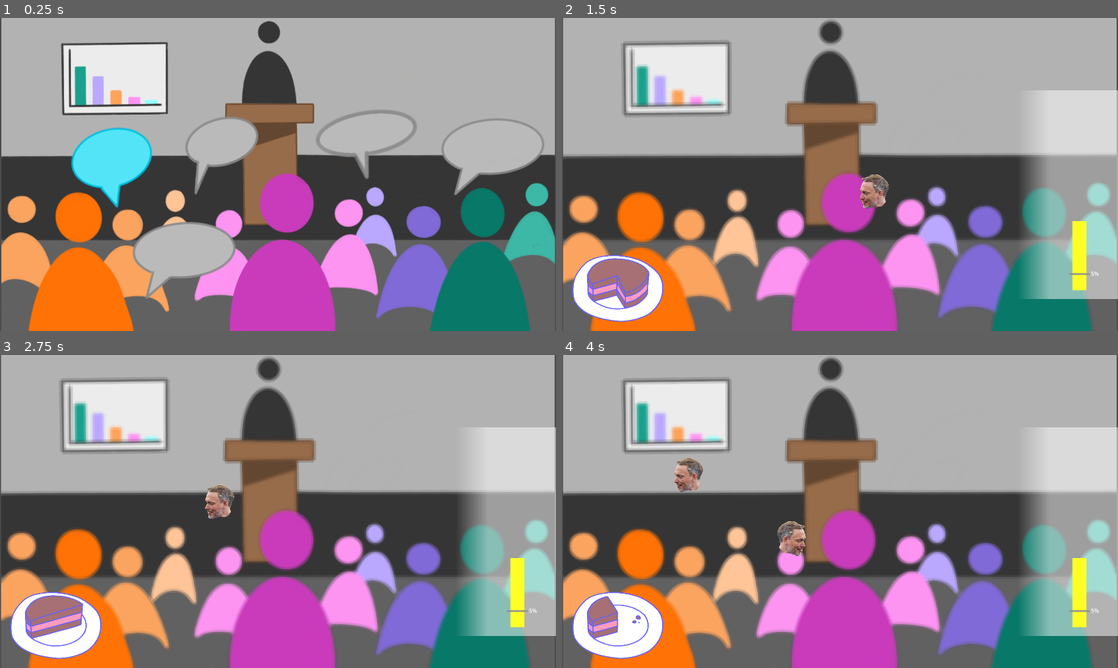
Above: before the commit, frames 1-4 (two rows, left to right).
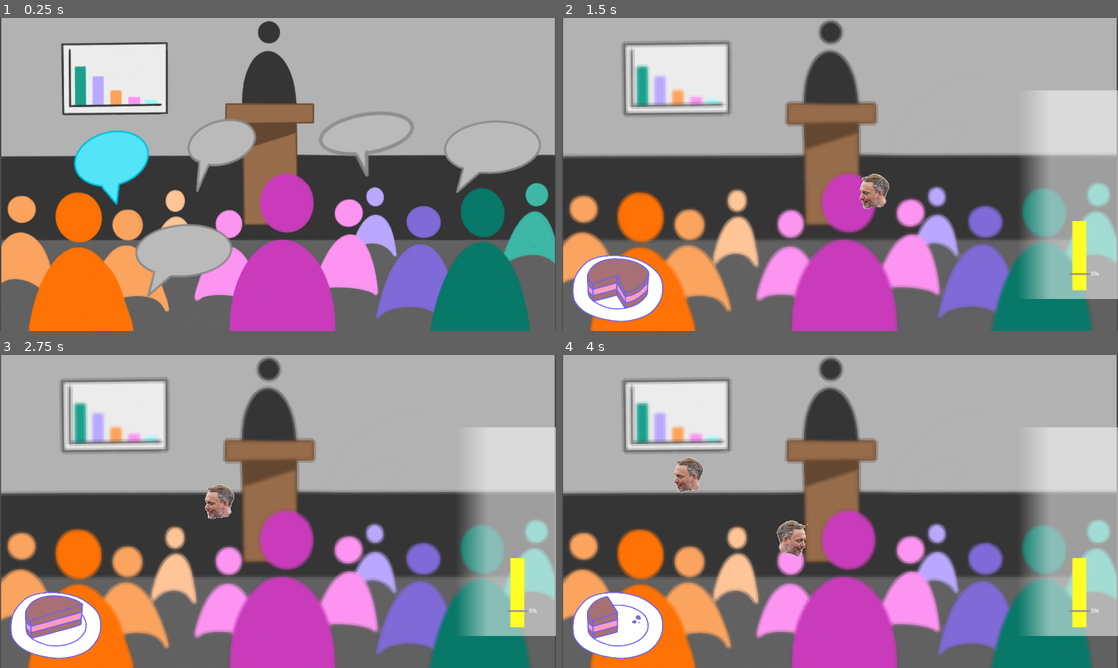
Above: after the commit, the same moments.

Repository: FuckUnity/ggj-2025
Game: Godot game, scene res://game.tscn
The game is run twice, just before and just after one commit, with the same random seed, the same clock (stepped at 60 frames per second) and the same inputs. Sound files missing from this copy of the repository are replaced by a short silence.
Inputs (mouse positions are in pixels of both pictures, inside the frame that each line leads up to; where the layout moved, square brackets give the same spot in the first picture):
- Up to frame 1 (0.25 s): no input
- Up to frame 2 (1.5 s): click (673, 168) [684, 168] at 0.5 s; tap Enter at 1.25 s; move the mouse to (962, 158) at 1.27 s; hold D (right) from 1.28 s (still down); tap 0 at 1.35 s; click (962, 158) at 1.42 s
- Up to frame 3 (2.75 s): tap Space (jump) at 1.52 s; release D (right) at 2 s; drag from (166, 527) to (250, 574) at 2.02 s
- Up to frame 4 (4 s): move the mouse to (895, 442) at 2.77 s; hold Left (left) 2.78-3.5 s; tap 0 at 2.85 s; drag from (812, 574) to (673, 464) at 3.52 s

The runs differ from the first frame. In frame 1, 2.4% of the frame differs, in the area x 12-98%, y 29-90%; in frame 2, less than 0.1%; in frame 3, less than 0.1%; in frame 4, less than 0.1%.

Commit message:
fixes für window-sizing + bubbles in main

Diff:
--- a/game/game.gd
+++ b/game/game.gd
@@ -42,6 +42,9 @@
 		remove_child(state.current_level_ref)
 
 	var level_scene = state.get_scene(level, assets.template_level_main)
+	if not level_scene:
+		level_scene = assets.template_level_main
+		print("Tried to load non existing level")
 
 	state.set_level(level, assets.spawn_level(self, level_scene))
 
--- a/game/game.tscn
+++ b/game/game.tscn
@@ -1,12 +1,11 @@
-[gd_scene load_steps=7 format=3 uid="uid://ct5tqvbp5y31w"]
+[gd_scene load_steps=6 format=3 uid="uid://ct5tqvbp5y31w"]
 
 [ext_resource type="Script" path="res://game.gd" id="1_m2r4w"]
 [ext_resource type="PackedScene" uid="uid://b88wdcxmke5r4" path="res://level/give_them_cake/give_them_cake.tscn" id="2_66lbb"]
 [ext_resource type="PackedScene" uid="uid://cv2xgcfitlne7" path="res://level/fakenews_please/fakenews_please.tscn" id="3_pwbkv"]
 [ext_resource type="PackedScene" uid="uid://dvehssf85u3rp" path="res://level/credits/credits.tscn" id="3_w1tdo"]
-[ext_resource type="PackedScene" uid="uid://cgjgchmjnfx5e" path="res://level/plants/plants.tscn" id="3_wqbey"]
 [ext_resource type="PackedScene" uid="uid://be7ddha5a1yoa" path="res://level/expose/expose.tscn" id="5_7paaf"]
 
 [node name="Main" type="Node2D"]
 script = ExtResource("1_m2r4w")
-levels = Array[PackedScene]([ExtResource("2_66lbb"), ExtResource("3_pwbkv"), ExtResource("5_7paaf"), ExtResource("3_wqbey"), ExtResource("3_w1tdo")])
+levels = Array[PackedScene]([ExtResource("2_66lbb"), ExtResource("3_pwbkv"), ExtResource("5_7paaf"), ExtResource("3_w1tdo"), null])
--- a/game/level/credits/credits.tscn
+++ b/game/level/credits/credits.tscn
@@ -18,7 +18,6 @@
 
 [node name="Sprite2D" type="Sprite2D" parent="."]
 position = Vector2(961, 542)
-scale = Vector2(1.1537, 1.1537)
 texture = ExtResource("1_0r1mj")
 
 [node name="Label" type="Label" parent="."]
--- a/game/level/give_them_cake/give_them_cake.tscn
+++ b/game/level/give_them_cake/give_them_cake.tscn
@@ -1,7 +1,7 @@
 [gd_scene load_steps=21 format=3 uid="uid://b88wdcxmke5r4"]
 
 [ext_resource type="Script" path="res://level/give_them_cake/give_them_cake.gd" id="1_r1qa1"]
-[ext_resource type="Shader" path="res://level/give_them_cake/blur.gdshader" id="2_bh1rm"]
+[ext_resource type="Shader" path="res://shaders/blur.gdshader" id="2_bh1rm"]
 [ext_resource type="Texture2D" uid="uid://dktk1cih7iqli" path="res://assets/stage/layer_00_bg.png" id="3_j043g"]
 [ext_resource type="Texture2D" uid="uid://dy78gmlnbnv0j" path="res://assets/stage/layer_04_chart.png" id="4_0u8ms"]
 [ext_resource type="Texture2D" uid="uid://l36rvqpw58d0" path="res://assets/give_them_cake/kuchen5.png" id="4_5ca34"]
--- a/game/level/give_them_cake/lindner.tscn
+++ b/game/level/give_them_cake/lindner.tscn
@@ -1,9 +1,15 @@
-[gd_scene load_steps=6 format=3 uid="uid://dbjflm7idxskb"]
+[gd_scene load_steps=8 format=3 uid="uid://dbjflm7idxskb"]
 
 [ext_resource type="Script" path="res://level/give_them_cake/lindner.gd" id="1_qhu6s"]
+[ext_resource type="Shader" path="res://shaders/outline.gdshader" id="2_8rarn"]
 [ext_resource type="Texture2D" uid="uid://cl6yiu0465om5" path="res://assets/give_them_cake/lindner_01.png" id="2_h2ynl"]
 [ext_resource type="Texture2D" uid="uid://be5vpoosya0qy" path="res://assets/give_them_cake/lindner_02.png" id="3_wqkix"]
 [ext_resource type="Texture2D" uid="uid://b0nj3yi6b5ao2" path="res://assets/give_them_cake/lindner_03.png" id="4_5bnhu"]
+
+[sub_resource type="ShaderMaterial" id="ShaderMaterial_sntbk"]
+shader = ExtResource("2_8rarn")
+shader_parameter/width = 4.0
+shader_parameter/outline_color = Color(0.8, 0.8, 0.8, 0.259)
 
 [sub_resource type="SpriteFrames" id="SpriteFrames_1hn3f"]
 animations = [{
@@ -29,6 +35,7 @@
 script = ExtResource("1_qhu6s")
 
 [node name="AnimatedSprite2D" type="AnimatedSprite2D" parent="."]
+material = SubResource("ShaderMaterial_sntbk")
 position = Vector2(-1, 0)
 scale = Vector2(0.267798, 0.267798)
 sprite_frames = SubResource("SpriteFrames_1hn3f")
--- a/game/level/main/main.tscn
+++ b/game/level/main/main.tscn
@@ -1,7 +1,7 @@
 [gd_scene load_steps=16 format=3 uid="uid://d35fcfy4ngulx"]
 
 [ext_resource type="Script" path="res://level/main/main.gd" id="1_rswi3"]
-[ext_resource type="Shader" path="res://level/main/grayscale.gdshader" id="2_ui23u"]
+[ext_resource type="Shader" path="res://shaders/grayscale.gdshader" id="2_ui23u"]
 [ext_resource type="Texture2D" uid="uid://dktk1cih7iqli" path="res://assets/stage/layer_00_bg.png" id="4_a4rvx"]
 [ext_resource type="Texture2D" uid="uid://dyr7dm7lsv7wn" path="res://assets/stage/bubble_01.png" id="5_n1ox1"]
 [ext_resource type="Texture2D" uid="uid://dy78gmlnbnv0j" path="res://assets/stage/layer_04_chart.png" id="5_pusry"]
@@ -9,7 +9,7 @@
 [ext_resource type="Texture2D" uid="uid://c75u15rvm1o1w" path="res://assets/stage/layer_05_person.png" id="6_pv2a8"]
 [ext_resource type="Texture2D" uid="uid://bsul0hlup17k8" path="res://assets/stage/layer_10_crowd.png" id="7_2hpjl"]
 [ext_resource type="Texture2D" uid="uid://cadyhda27aplb" path="res://assets/stage/layer_06_podium.png" id="7_l4ga8"]
-[ext_resource type="Shader" path="res://level/main/hover.gdshader" id="8_al7t1"]
+[ext_resource type="Shader" path="res://shaders/outline.gdshader" id="8_al7t1"]
 [ext_resource type="Texture2D" uid="uid://djs6e8o1fik12" path="res://assets/stage/bubble_03.png" id="10_8cwtr"]
 [ext_resource type="AudioStream" uid="uid://ciaomyl45n8k4" path="res://level/main/WohnzimmerBackroundloop.mp3" id="10_koedn"]
 [ext_resource type="Texture2D" uid="uid://c8xfefayg7bbw" path="res://assets/stage/bubble_04.png" id="11_5843r"]
@@ -19,7 +19,7 @@
 
 [sub_resource type="ShaderMaterial" id="ShaderMaterial_40i0e"]
 shader = ExtResource("8_al7t1")
-shader_parameter/width = 8.0
+shader_parameter/width = 4.0
 shader_parameter/outline_color = Color(0.8, 0.8, 0.8, 0.259)
 
 [node name="Main" type="Node2D"]
@@ -40,6 +40,7 @@
 grow_vertical = 2
 
 [node name="AspectRatioContainer" type="AspectRatioContainer" parent="Control"]
+layout_mode = 0
 offset_right = 4096.0
 offset_bottom = 2304.0
 scale = Vector2(0.469, 0.469)
@@ -73,7 +74,7 @@
 layout_mode = 0
 offset_left = 500.0
 offset_top = 800.0
-offset_right = 1300.0
+offset_right = 1130.0
 offset_bottom = 1400.0
 texture_normal = ExtResource("5_n1ox1")
 stretch_mode = 4
@@ -89,24 +90,27 @@
 stretch_mode = 4
 
 [node name="ButtonBubble02" type="TextureButton" parent="Control/AspectRatioContainer/Control"]
-offset_left = 2287.42
-offset_top = 652.452
-offset_right = 3087.42
-offset_bottom = 1252.45
+layout_mode = 0
+offset_left = 2287.0
+offset_top = 652.0
+offset_right = 3087.0
+offset_bottom = 1226.0
 texture_normal = ExtResource("10_8cwtr")
 ignore_texture_size = true
 stretch_mode = 4
 
 [node name="ButtonBubble03" type="TextureButton" parent="Control/AspectRatioContainer/Control"]
 clip_contents = true
-offset_left = 1323.66
-offset_top = 710.021
-offset_right = 2123.66
-offset_bottom = 1310.02
+layout_mode = 0
+offset_left = 1324.0
+offset_top = 710.0
+offset_right = 1912.0
+offset_bottom = 1310.0
 texture_normal = ExtResource("11_5843r")
 stretch_mode = 4
 
 [node name="ButtonBubble04" type="TextureButton" parent="Control/AspectRatioContainer/Control"]
+layout_mode = 0
 offset_left = 954.793
 offset_top = 1477.61
 offset_right = 1754.79
--- a/game/project.godot
+++ b/game/project.godot
@@ -19,7 +19,8 @@
 
 window/size/viewport_width=1920
 window/size/viewport_height=1080
-window/size/initial_position_type=2
+window/size/window_width_override=1600
+window/size/window_height_override=900
 window/stretch/mode="viewport"
 window/dpi/allow_hidpi=false
 
--- a/game/level/main/hover.gdshader
+++ b/game/shaders/outline.gdshader
@@ -1,6 +1,6 @@
 shader_type canvas_item;
 
-uniform float width: hint_range(0.0, 30.0, 0.1) = 8;
+uniform float width: hint_range(0.0, 30.0, 0.1) = 4;
 uniform vec4 outline_color: source_color = vec4(0.8, 0.8, 0.8, 0.259);
 
 void vertex() {
Binary file changed: game/assets/stage/bubble_01.png
Binary file changed: game/assets/stage/bubble_02.png
Binary file changed: game/assets/stage/bubble_03.png
Binary file changed: game/assets/stage/bubble_04.png
Renamed: game/level/give_them_cake/blur.gdshader -> game/shaders/blur.gdshader
Renamed: game/level/main/grayscale.gdshader -> game/shaders/grayscale.gdshader
